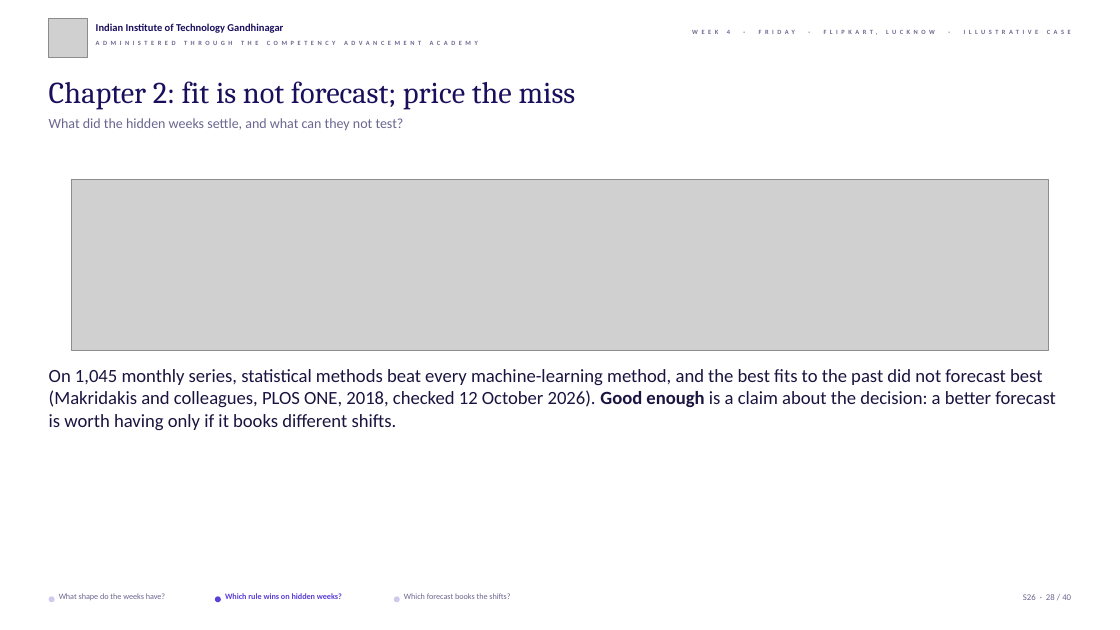
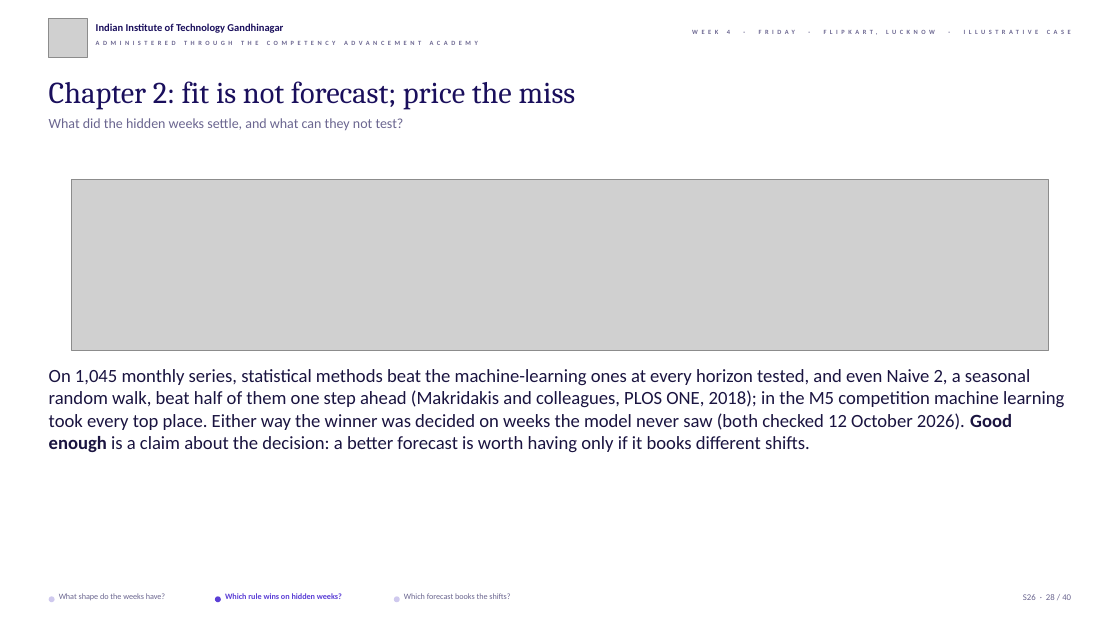
Before and after one commit to fde-academy-lab/c2-content-factory, a slide deck: slide 28 of content/W04/D5/slides/C2_W04_D05_half1_STUDENT.pptx. Drawn at 1120x630 pixels with LibreOffice and Linux fonts; fonts in the diff are those of the drawing; grey boxes stand for pictures; background and template pictures are left out. Boxes give left, top, right and bottom in pixels: in the first picture for what was removed or moved away, otherwise in the second. Text is boxed around its words. In the diff, an @@ line names an element or a change of style, - is before the commit and + after.

```diff
--- a/content/W04/D5/slides/C2_W04_D05_half1_STUDENT.pptx
+++ b/content/W04/D5/slides/C2_W04_D05_half1_STUDENT.pptx
@@ text at bbox=[49, 369, 1064, 453]: text changed @@
-On 1,045 monthly series, statistical methods beat every machine-learning method, and the best fits to the past did not forecast best (Makridakis and colleagues, PLOS ONE, 2018, checked 12 October 2026). Good enough is a claim about the decision: a better forecast is worth having only if it books different shifts.
+On 1,045 monthly series, statistical methods beat the machine-learning ones at every horizon tested, and even Naive 2, a seasonal random walk, beat half of them one step ahead (Makridakis and colleagues, PLOS ONE, 2018); in the M5 competition machine learning took every top place. Either way the winner was decided on weeks the model never saw (both checked 12 October 2026). Good enough is a claim about the decision: a better forecast is worth having only if it books different shifts.
```
Also in this commit, not shown: 9 other slides changed, 8 other files.
